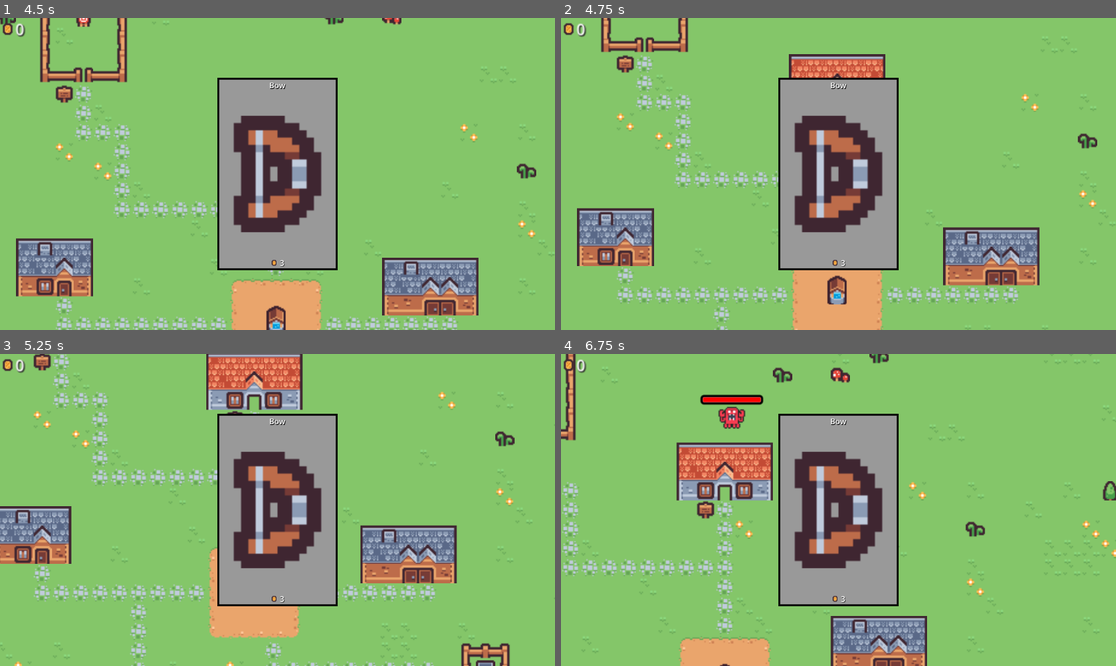
Above: before the commit, frames 1-4 (two rows, left to right).
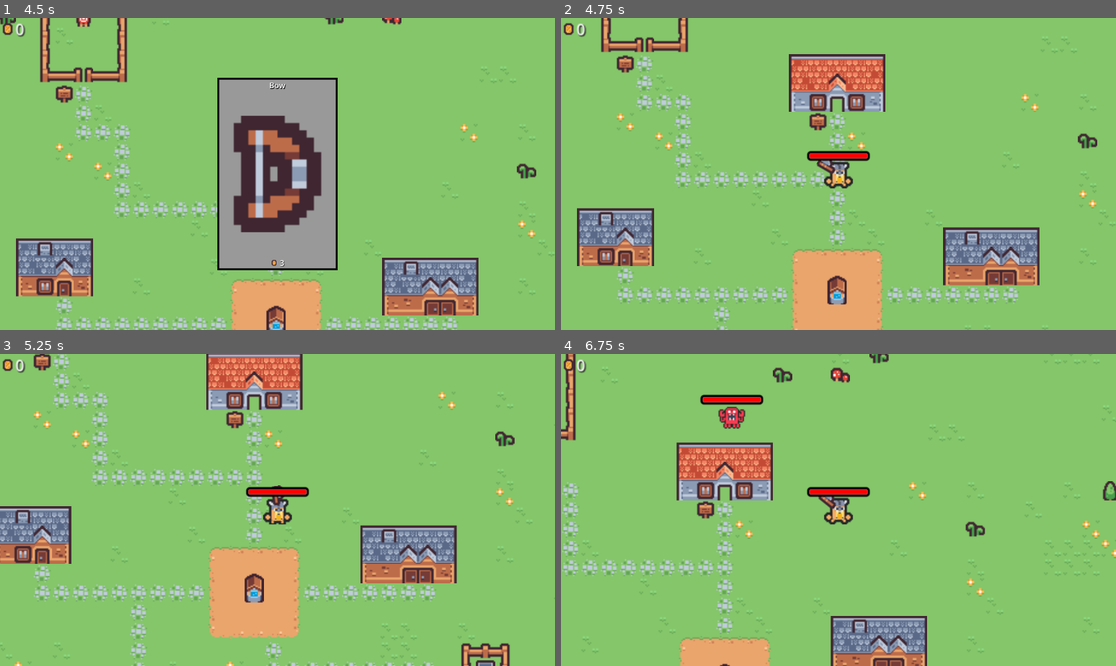
Above: after the commit, the same moments.

Repository: GodEmperorDaniel/crab-survivor
Game: Godot game, scene res://Scenes/Main_Menu.tscn
Same seed, same stepped clock (60 frames per second), same inputs: the game is played once before the commit and once after it.
Inputs (mouse positions are in pixels of both pictures, inside the frame that each line leads up to):
- Up to frame 1 (4.5 s): click "Crab Survivor" at 0.5 s; move the mouse to (249, 236) at 1.27 s; hold W (move_up) 1.28-2.78 s; click (249, 236) at 1.35 s; tap Enter at 2, 3.5 s; move the mouse to (444, 220) at 2.02 s; tap R (ready_next_wave) at 2.1, 3.6 s; tap Space at 2.75, 4.25 s; move the mouse to (111, 127) at 2.77 s; hold A (move_left) 2.78-4.28 s; click (111, 127) at 2.85 s; move the mouse to (305, 174) at 3.52 s; click (305, 174) at 3.67 s; move the mouse to (194, 96) at 4.27 s; hold S (move_down) from 4.28 s (still down); click (194, 96) at 4.35 s
- Up to frame 2 (4.75 s): keep holding S (move_down)
- Up to frame 3 (5.25 s): move the mouse to (399, 494) at 5.02 s; release S (move_down) at 5.03 s; hold D (move_right) from 5.03 s (still down); tap R (ready_next_wave) at 5.1 s
- Up to frame 4 (6.75 s): move the mouse to (727, 525) at 5.77 s; release D (move_right) at 5.78 s; hold W (move_up) 5.78-6.53 s; click (727, 525) at 5.85 s; move the mouse to (894, 441) at 6.52 s; hold D (move_right) from 6.53 s (still down); tap R (ready_next_wave) at 6.6 s

Frame 1 is identical in both runs. In frame 2, 13% of the frame differs, in the area x 39-61%, y 19-81%; in frame 3, 13%; in frame 4, 13%.

Commit message:
Quick UI and small fixup

Diff:
--- a/Scenes/EnemyManager.tscn
+++ b/Scenes/EnemyManager.tscn
@@ -1,13 +1,31 @@
-[gd_scene load_steps=5 format=3 uid="uid://clt2u7jhx4qax"]
+[gd_scene load_steps=9 format=3 uid="uid://clt2u7jhx4qax"]
 
 [ext_resource type="Script" path="res://Scripts/EnemyManager.gd" id="1_3stqu"]
+[ext_resource type="Script" path="res://Scripts/Enemy.gd" id="2_4x54h"]
 [ext_resource type="Script" path="res://Scripts/EnemyWave.gd" id="2_ufcv1"]
-[ext_resource type="PackedScene" uid="uid://fu0iw37jpmal" path="res://Scenes/Enemy.tscn" id="3_68y5w"]
+[ext_resource type="SpriteFrames" uid="uid://8mcoxty4sdm8" path="res://Sprites/SpriteFrames/enemy_running.tres" id="3_gbjod"]
+[ext_resource type="PackedScene" path="res://Scenes/HealthBar.tscn" id="4_lmkn2"]
+
+[sub_resource type="RectangleShape2D" id="RectangleShape2D_8lbri"]
+size = Vector2(10, 12)
+
+[sub_resource type="PackedScene" id="PackedScene_l51ve"]
+_bundled = {
+"conn_count": 1,
+"conns": PackedInt32Array(1073741828, 1073741827, 18, 17, 2, 0, 0),
+"editable_instances": [],
+"names": PackedStringArray("Enemy", "CharacterBody2D", "z_index", "collision_layer", "script", "CollisionShape2D", "CollisionShape2D", "position", "shape", "debug_color", "Animation", "AnimatedSprite2D", "sprite_frames", "animation", "HealthBar", "offset_top", "offset_bottom", "_on_died", "owner_died"),
+"node_count": 4,
+"node_paths": [NodePath("."), NodePath("."), NodePath("."), NodePath("."), NodePath("HealthBar")],
+"nodes": PackedInt32Array(-1, -1, 1, 0, -1, 3, 2, 0, 3, 1, 4, 2, 0, 1073741824, 0, 6, 5, -1, 3, 7, 3, 8, 4, 9, 5, 0, 1073741825, 0, 11, 10, -1, 2, 12, 6, 13, 7, 0, 1073741826, 0, 2147483647, 14, 8, 2, 15, 9, 16, 10, 0),
+"variants": [1, 2, ExtResource("2_4x54h"), Vector2(0, 2), SubResource("RectangleShape2D_8lbri"), Color(0, 0.6, 0.701961, 0.4), ExtResource("3_gbjod"), &"running", ExtResource("4_lmkn2"), -20.0, -4.0],
+"version": 3
+}
 
 [sub_resource type="Resource" id="Resource_1que4"]
 script = ExtResource("2_ufcv1")
 number_enemies = 1
-enemy_scene = ExtResource("3_68y5w")
+enemy_scene = SubResource("PackedScene_l51ve")
 spawn_frequency = 0.5
 
 [node name="EnemyManager" type="Node2D"]
--- a/Scenes/Main_Scene.tscn
+++ b/Scenes/Main_Scene.tscn
@@ -72,3 +72,5 @@
 
 [node name="ShopTrigger" parent="." instance=ExtResource("7_wo0cu")]
 position = Vector2(-8, -40)
+
+[connection signal="body_exited" from="ShopTrigger" to="ShopTrigger" method="_on_body_exited"]
--- a/Scripts/HUD.gd
+++ b/Scripts/HUD.gd
@@ -13,8 +13,8 @@
 		coins = new_value
 		_amount_text.text = str(coins)
 
-func open_shop():
-	_shop.visible = true
+func toggle_shop(toggle_on : bool):
+	_shop.visible = toggle_on
 
 func toggle_wave_cleared_control(toggle_on : bool):
 	_wave_clear.visible = toggle_on
--- a/Scripts/MainMenu.gd
+++ b/Scripts/MainMenu.gd
@@ -7,6 +7,14 @@
 var credits_button_font_size = 30
 @onready var return_to_menu_button : Button = $CanvasLayer/Credits/ReturnButton
 var return_to_menu_button_font_size = 50
+
+## OUR NAMES BOB
+@onready var credit_top_label : Label = $CanvasLayer/Credits/VBoxContainer/Top
+var credit_top_label_font_size = 30
+@onready var axel_label : Label = $CanvasLayer/Credits/VBoxContainer/Axel
+var axel_label_font_size = 25
+@onready var jonathan_label : Label = $CanvasLayer/Credits/VBoxContainer/Jonathan
+var jonathan_label_font_size = 25
 
 @onready var main = $CanvasLayer/Buttons
 @onready var credits = $CanvasLayer/Credits
@@ -23,6 +31,11 @@
 	credits_button.add_theme_font_size_override("font_size", sin(time * 4) * 10 + credits_button_font_size)
 	return_to_menu_button.add_theme_font_size_override("font_size", sin(time * 4) * 10 + return_to_menu_button_font_size)
 
+	credit_top_label.label_settings.font_size = sin(time * 4) * 10 + credit_top_label_font_size
+	axel_label.label_settings.font_size = sin(time * 4) * 10 + axel_label_font_size
+	jonathan_label.label_settings.font_size = sin(time * 4) * 10 + jonathan_label_font_size
+
+
 
 func _on_button_down_credits():
 	main.visible = false
--- a/Scripts/ShopTrigger.gd
+++ b/Scripts/ShopTrigger.gd
@@ -2,4 +2,8 @@
 
 func _on_body_entered(body):
 	if body == Player:
-		HUD.open_shop()
+		HUD.toggle_shop(true)
+
+func _on_body_exited(body):
+	if body == Player:
+		HUD.toggle_shop(false)
Not shown: 1 places in Scenes/Enemy.tscn that only renumber resources
Not shown: 1 places in Scenes/HUD.tscn that only renumber resources
Not shown: 1 places in Scenes/Main_Scene.tscn that only renumber resources
Not shown: 1 places in Scenes/Player.tscn that only renumber resources
Not shown: 1 places in Sprites/SpriteFrames/enemy_running.tres that only renumber resources
